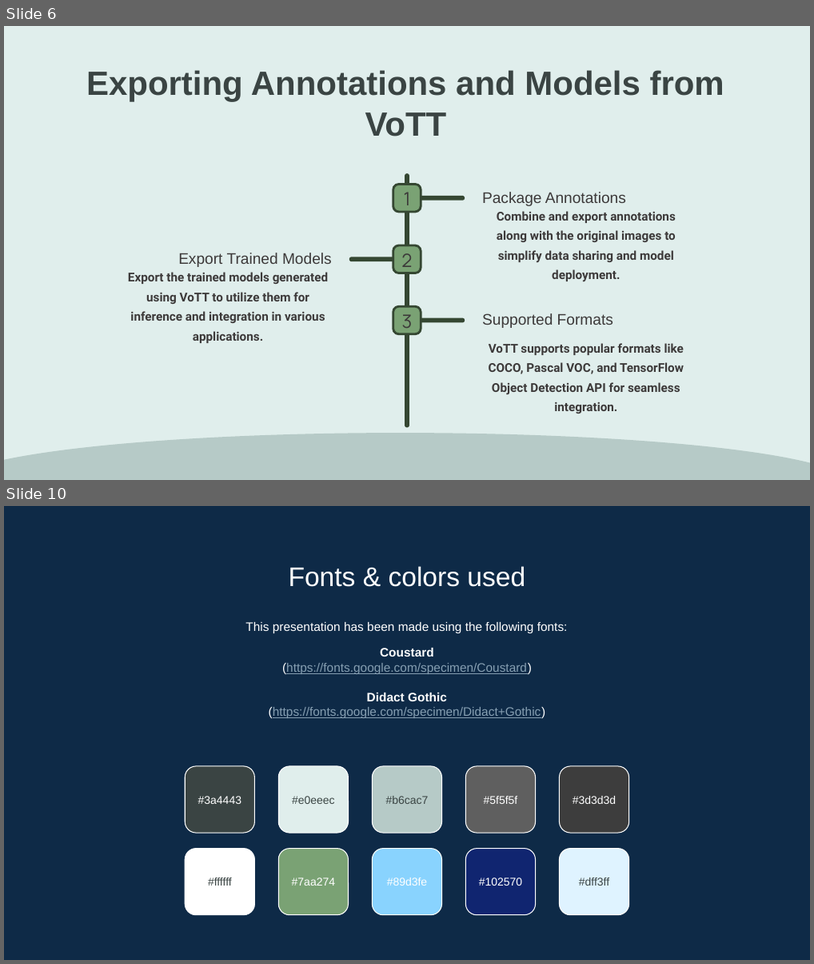
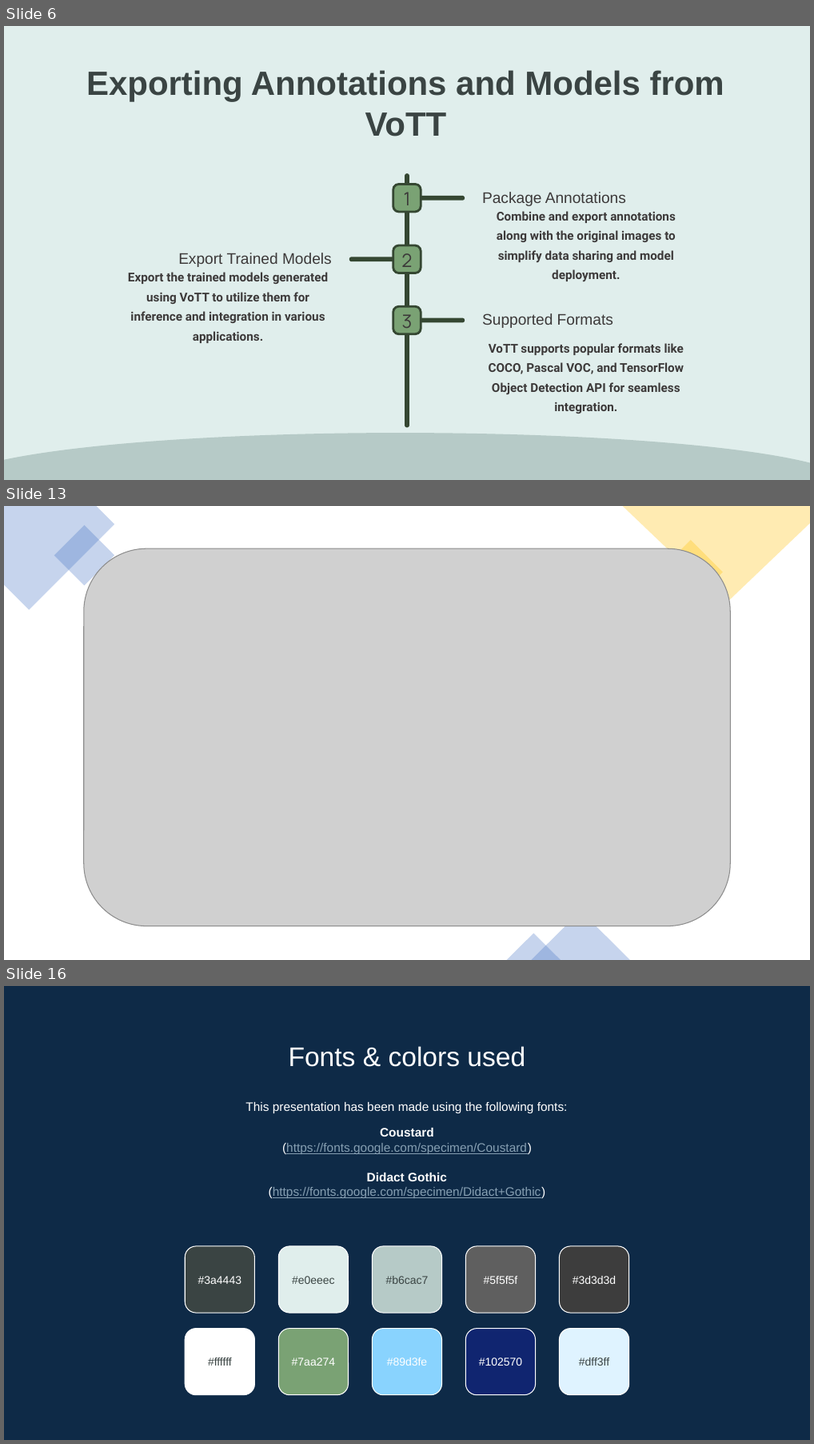
Before and after one commit to MahmoudEssam707/Data-Tools, a slide deck: PowerPoints.pptx. Shown one above the other, each under a label of ours: slides 6 and 10 before the commit, slides 6, 13 and 16 after it; the slides between them are not shown. The pictures are 814x964 and 814x1444 pixels, drawn with LibreOffice and Linux fonts; fonts in the diff are those of the drawing; grey boxes stand for pictures. Boxes give left, top, right and bottom in pixels: in the first picture for what was removed or moved away, otherwise in the second. Text is boxed around its words. In the diff, an @@ line names an element or a change of style, - is before the commit and + after.

```diff
--- a/PowerPoints.pptx
+++ b/PowerPoints.pptx
@@ slide 13 added at (4, 506, 810, 960), background #FFFFFF @@
@@ freeform shape added at (4, 506, 114, 610), fill #4472C4 at 30% opacity @@
@@ rectangle added at (54, 525, 114, 586), fill #4472C4 at 30% opacity @@
@@ freeform shape added at (622, 506, 810, 604), fill #FFC000 at 30% opacity @@
@@ picture added at (84, 548, 730, 926) @@
@@ rectangle added at (659, 540, 723, 604), fill #FFC000 at 30% opacity @@
@@ triangle added at (531, 911, 630, 960), fill #4472C4 at 30% opacity @@
@@ triangle added at (507, 932, 562, 959), fill #4472C4 at 30% opacity @@
@@ what was slide 10 is now slide 16 @@
```
Also in this commit, not shown: 1 slide changed, 7 other slides added, 2 slides removed.
